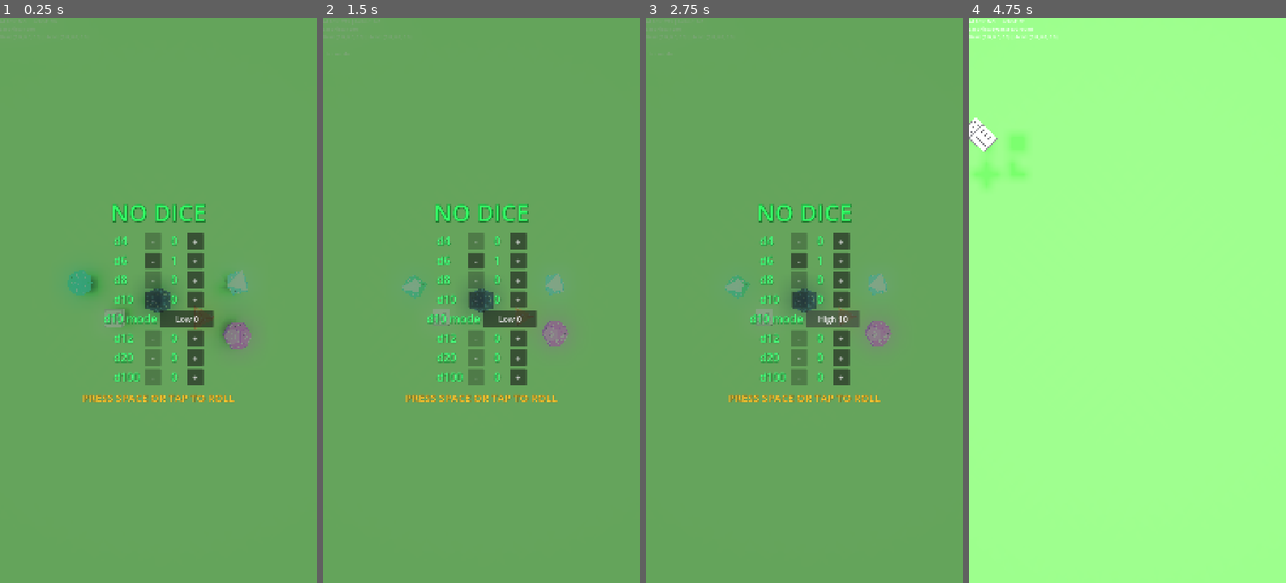
Above: before the commit, frames 1-4 (left to right).
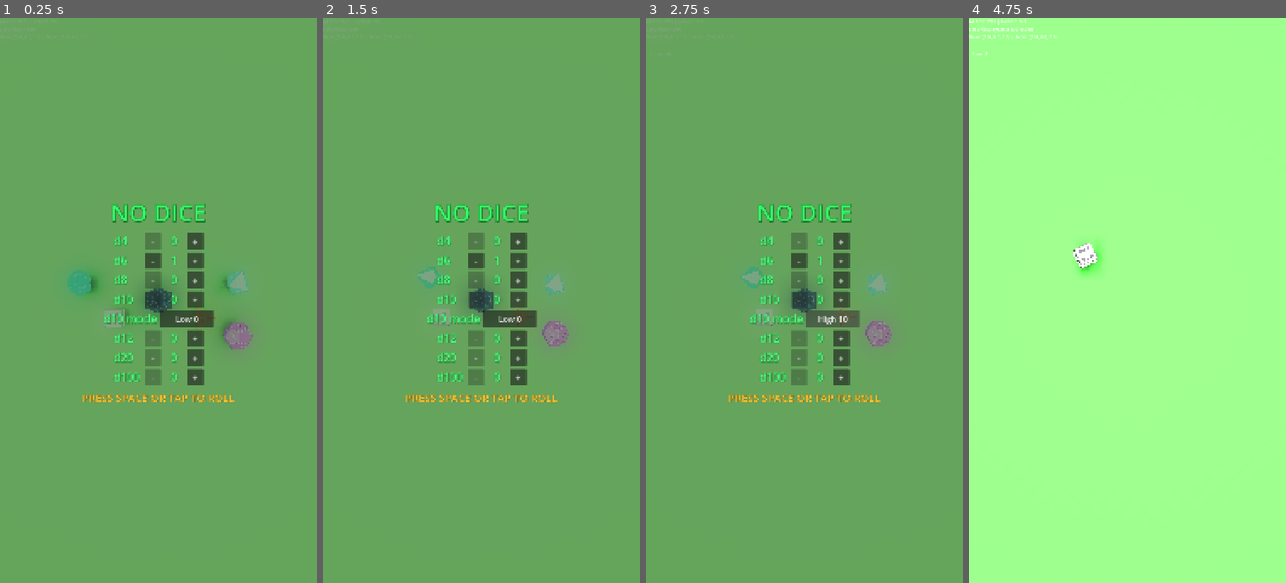
Above: after the commit, the same moments.

Repository: MatthieuLJ/no_dice
Game: Godot game, scene res://die.tscn
Two runs of this game, one before a commit and one after it. Both use one fixed random seed, a clock stepped at 60 frames per second and the inputs below.
Inputs (mouse positions are in pixels of both pictures, inside the frame that each line leads up to):
- Up to frame 1 (0.25 s): no input
- Up to frame 2 (1.5 s): click "+" at 0.5 s; click "-" at 1.25 s
- Up to frame 3 (2.75 s): click "Low 0" at 2 s
- Up to frame 4 (4.75 s): click "High 10" at 2.75 s; tap Space at 3.5, 3.77 s; move the mouse to (1197, 272) at 3.52 s; hold Right (ui_right) 3.53-4.25 s; tap Enter at 3.6 s; click (1197, 272) at 3.67 s; drag from (1064, 328) to (1111, 413) at 4.27 s

The runs differ from the first frame. In frame 1, 0.1% of the frame differs, in the area x 21-80%, y 44-59%; in frame 2, 0.4%; in frame 3, 0.4%; in frame 4, 1.1%, in the area x 0-42%, y 0-46%.

Commit message:
Increase physics/sensor rate to 120 Hz and resolve endless D6 micro-wobbling

Diff:
--- a/dice_config.gd
+++ b/dice_config.gd
@@ -2,7 +2,7 @@
 extends RefCounted
 
 const MASS: float = 0.05
-const INERTIA: Vector3 = Vector3(0.0001, 0.0001, 0.0001)
+const INERTIA: Vector3 = Vector3(0.0008, 0.0008, 0.0008)
 const LINEAR_DAMP: float = 0.5
 const ANGULAR_DAMP: float = 1.0
 const FRICTION: float = 0.2
--- a/project.godot
+++ b/project.godot
@@ -41,3 +41,8 @@
 
 renderer/rendering_method="mobile"
 textures/vram_compression/import_etc2_astc=true
+
+[physics]
+
+common/physics_ticks_per_second=120
+common/max_physics_steps_per_frame=8
--- a/world_physics.gd
+++ b/world_physics.gd
@@ -29,6 +29,7 @@
 var drag_start_pos: Vector2 = Vector2.ZERO
 var is_drag_active: bool = false
 var drag_threshold: float = 8.0
+var filtered_accel: Vector3 = Vector3.ZERO
 
 @onready var result_screen: CanvasLayer = get_node_or_null("ResultScreen")
 
@@ -266,18 +267,19 @@
 		shake_cooldown -= delta
 
 	# 1. Check for Mobile Sensors
-	var accel = Input.get_accelerometer()
-
-	if not accel.is_zero_approx():
-		# --- PURE MOBILE ACCELEROMETER GRAVITY ---
-		# Direct 1-to-1 3D mapping of hardware acceleration to Godot arena space:
-		# Hardware X (Left/Right)  -> Godot X
-		# Hardware Y (Top/Bottom)  -> Godot -Y (pulls down onto felt floor in portrait orientation)
-		# Hardware Z (Front/Back)  -> Godot -Z
+	var raw_accel = Input.get_accelerometer()
+
+	if not raw_accel.is_zero_approx():
+		# Low-pass filter (25 Hz) to smooth high-frequency hardware sensor noise/jitter
+		if filtered_accel.is_zero_approx():
+			filtered_accel = raw_accel
+		else:
+			filtered_accel = filtered_accel.lerp(raw_accel, minf(1.0, 25.0 * delta))
+
 		var world_accel = Vector3(
-			accel.x * 1.5,
-			accel.z,
-			-accel.y * 1.5
+			filtered_accel.x * 1.5,
+			filtered_accel.z,
+			-filtered_accel.y * 1.5
 		)
 
 		if world_accel.length() > 0.001:
@@ -286,7 +288,7 @@
 			gravity_debugger.draw_gravity_vector(world_accel)
 
 		# Flag roll active if device acceleration departs from stationary rest
-		if absf(world_accel.length() - 9.8) > 2.0 or absf(accel.x) > 2.0 or absf(accel.y) > 2.0:
+		if absf(world_accel.length() - 9.8) > 2.0 or absf(filtered_accel.x) > 2.0 or absf(filtered_accel.y) > 2.0:
 			has_left_rest = true
 
 	else:
@@ -309,13 +311,24 @@
 			gravity_area.gravity = 9.8
 			gravity_debugger.draw_gravity_vector(simulated_gravity)
 
-	# 2. Contain dice within screen height bounds
+	# 2. Contain dice & damp micro-wobbles so dice reach clean resting states
 	for d in dice:
 		if is_instance_valid(d) and d.visible:
 			if d.position.y > 0.7:
 				d.position.y = 0.7
 				if d.linear_velocity.y > 0.0:
 					d.linear_velocity.y = 0.0
+
+			# Micro-wobble stabilization when die slows near rest
+			var lin_speed = d.linear_velocity.length()
+			var ang_speed = d.angular_velocity.length()
+
+			if lin_speed < 0.08 and ang_speed < 0.15:
+				d.angular_velocity = d.angular_velocity.lerp(Vector3.ZERO, minf(1.0, 12.0 * delta))
+				if lin_speed < 0.02 and ang_speed < 0.02:
+					d.linear_velocity = Vector3.ZERO
+					d.angular_velocity = Vector3.ZERO
+					d.sleeping = true
 
 	# 3. Check for at-rest state transition to trigger ResultScreen
 	_check_at_rest_transition(delta)
